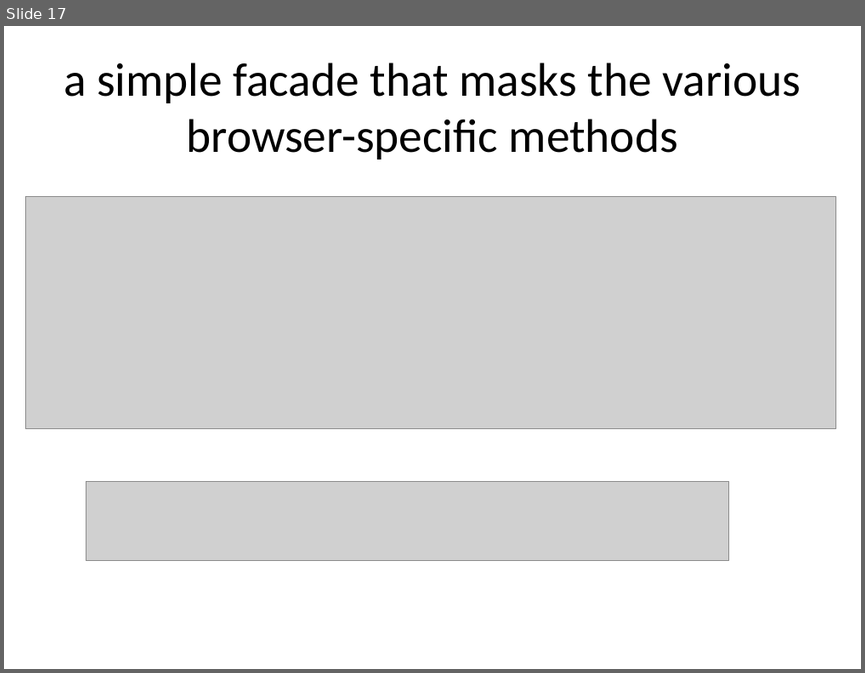
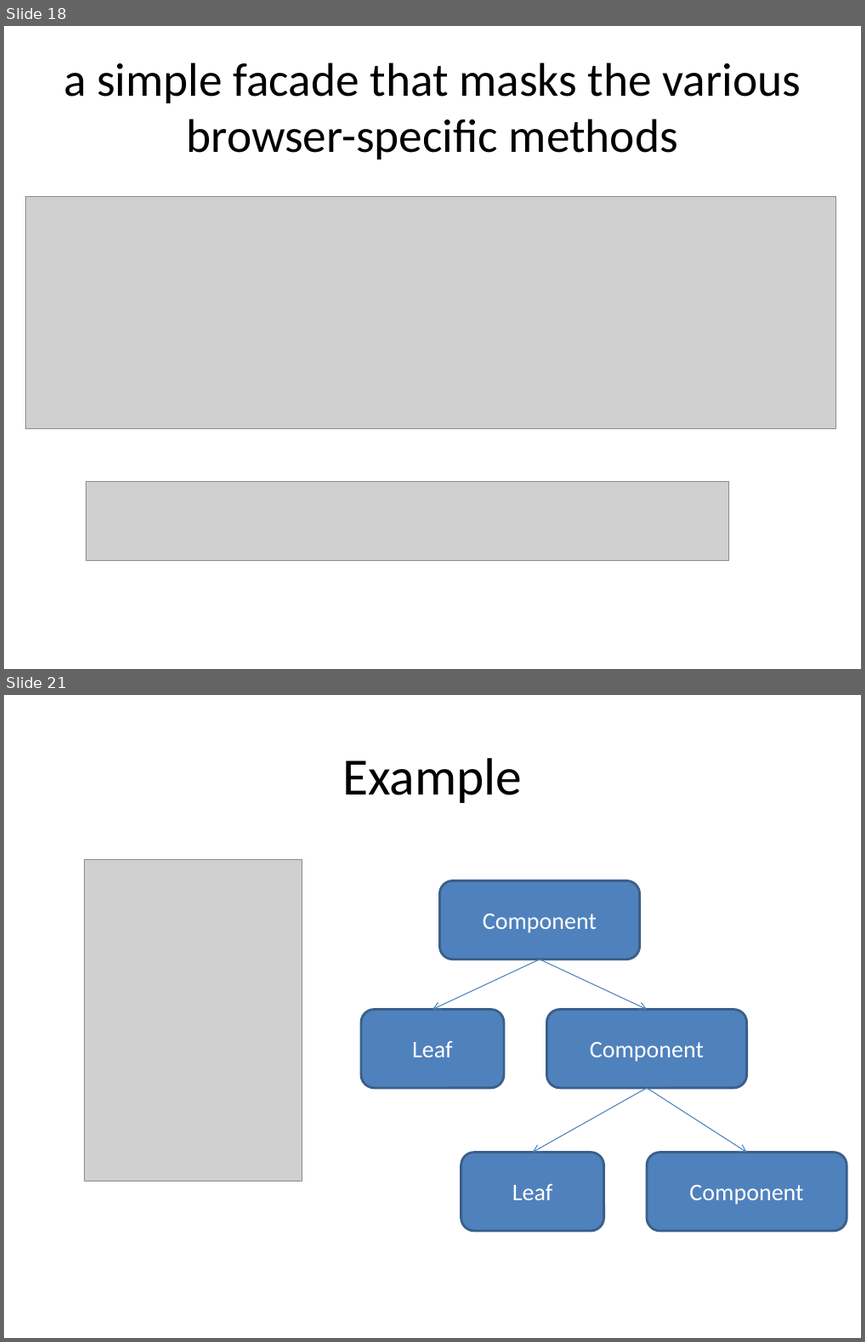
Before and after one commit to chrpapa/Javascript-Seminar, a slide deck: presentation/Presentation.pptx. Shown one above the other, each under a label of ours: slide 17 before the commit, slides 18 and 21 after it; the slides between them are not shown. The pictures are 865x673 and 865x1342 pixels, drawn with LibreOffice and Linux fonts; fonts in the diff are those of the drawing; grey boxes stand for pictures. Boxes give left, top, right and bottom in pixels: in the first picture for what was removed or moved away, otherwise in the second. Text is boxed around its words. In the diff, an @@ line names an element or a change of style, - is before the commit and + after.

```diff
--- a/presentation/Presentation.pptx
+++ b/presentation/Presentation.pptx
@@ slide 21 added at [4, 695, 861, 1338], background #FFFFFF @@
@@ title added at [342, 758, 522, 803], 44 pt, text #000000 @@
+Example
@@ picture added at [84, 860, 302, 1181] @@
@@ rounded rectangle added at [439, 881, 639, 959], fill #4F81BD, outline #3A5F8C 2 pt, 20 pt, text #FFFFFF @@
+Component
@@ arrow added from (540, 959) to (432, 1009), #4B7EBC 0.75 pt @@
@@ arrow added from (540, 959) to (647, 1009), #4B7EBC 0.75 pt @@
@@ rounded rectangle added at [361, 1009, 505, 1089], fill #4F81BD, outline #3A5F8C 2 pt, 20 pt, text #FFFFFF @@
+Leaf
@@ rounded rectangle added at [546, 1009, 746, 1089], fill #4F81BD, outline #3A5F8C 2 pt, 20 pt, text #FFFFFF @@
+Component
@@ arrow added from (647, 1088) to (533, 1151), #4B7EBC 0.75 pt @@
@@ arrow added from (647, 1088) to (747, 1151), #4B7EBC 0.75 pt @@
@@ rounded rectangle added at [460, 1151, 604, 1231], fill #4F81BD, outline #3A5F8C 2 pt, 20 pt, text #FFFFFF @@
+Leaf
@@ rounded rectangle added at [647, 1151, 846, 1231], fill #4F81BD, outline #3A5F8C 2 pt, 20 pt, text #FFFFFF @@
+Component
@@ what was slide 17 is now slide 18 @@
```
Also in this commit, not shown: 4 slides changed, 8 other slides added, 7 other files.
